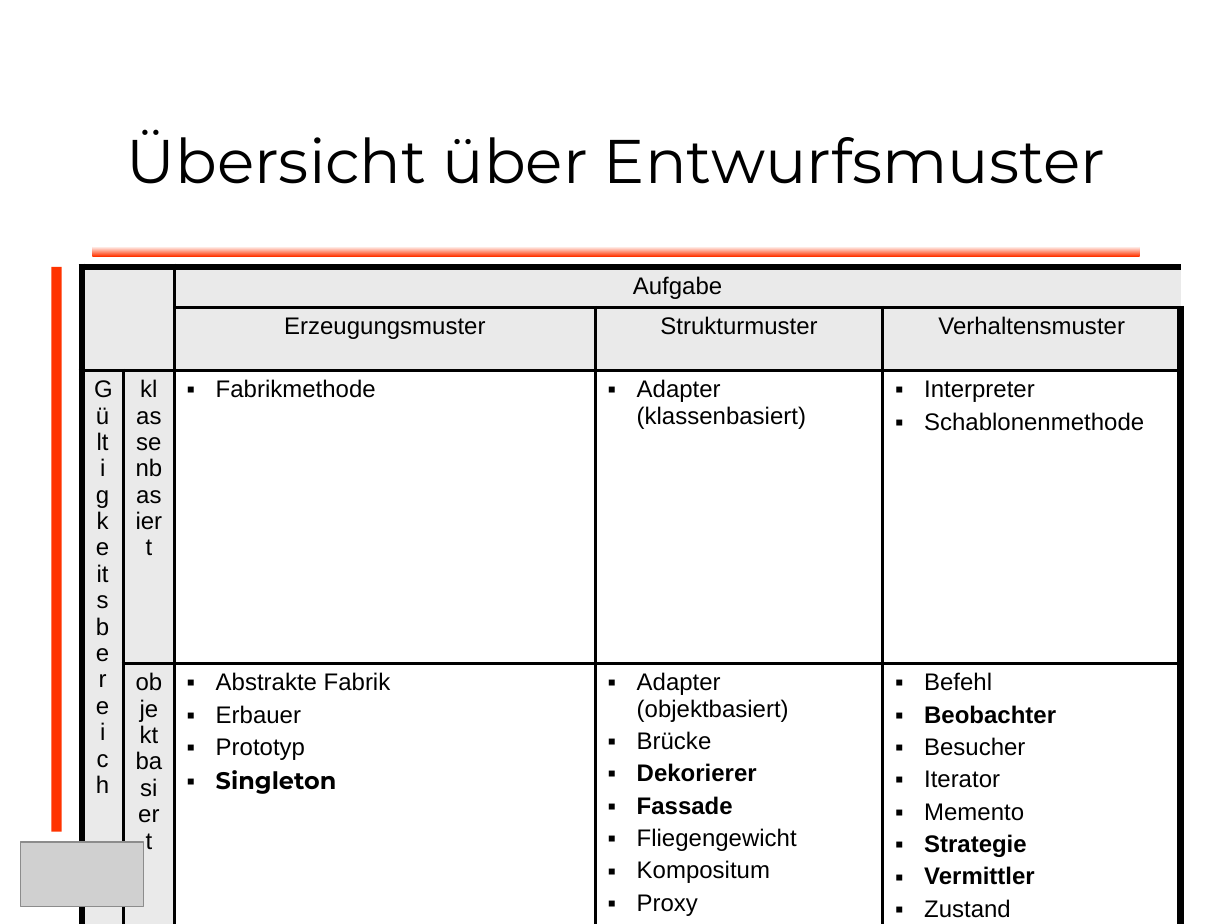
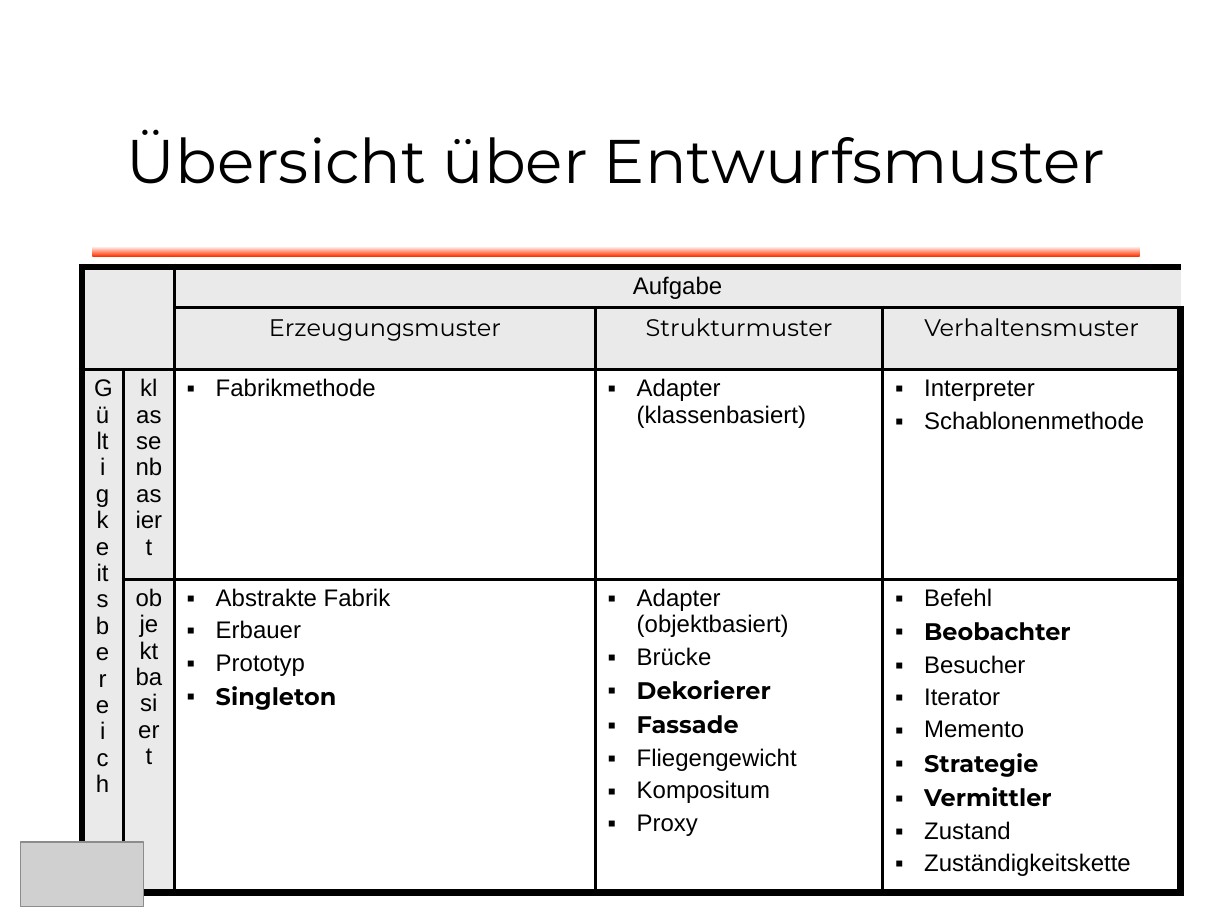
Before and after one commit to dlindner/vorlesung-se2-dhbw, a slide deck: slide 8 of added_2003/Entwurfsmuster/Entwurfsmuster Einfuehrung.odp. Drawn at 1232x924 pixels with LibreOffice and Linux fonts; fonts in the diff are those of the drawing; grey boxes stand for pictures; background and template pictures are left out. Boxes give left, top, right and bottom in pixels: in the first picture for what was removed or moved away, otherwise in the second. Text is boxed around its words. In the diff, an @@ line names an element or a change of style, - is before the commit and + after.

```diff
--- a/added_2003/Entwurfsmuster/Entwurfsmuster Einfuehrung.odp
+++ b/added_2003/Entwurfsmuster/Entwurfsmuster Einfuehrung.odp
@@ rectangle removed at [52, 267, 62, 832] @@
@@ table at [83, 267, 1181, 880] @@
@@ font Arial to Montserrat in "Erzeugungsmuster", "Strukturmuster", "Verhaltensmuster", "Dekorierer" and 4 more places @@
```
Also in this commit, not shown: 15 other slides changed.
